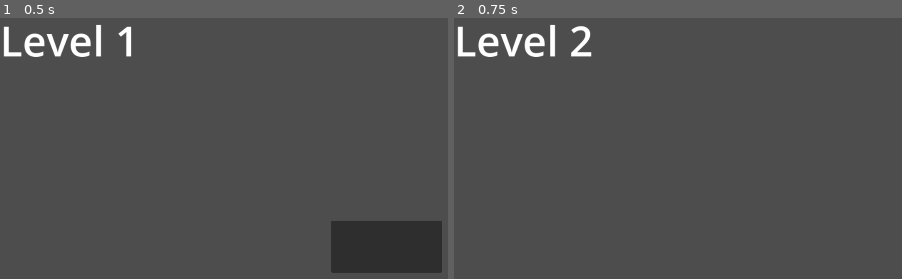
Above: before the commit, frames 1-2 (left to right).
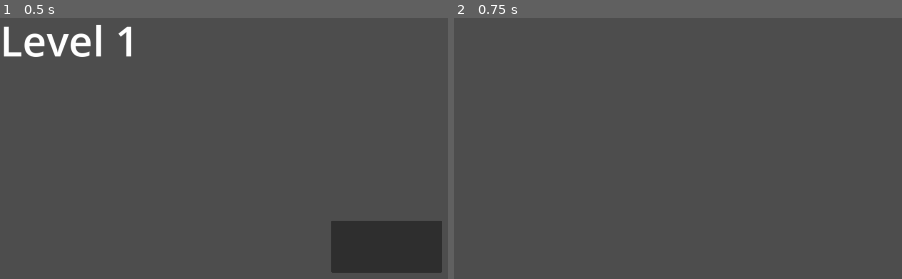
Above: after the commit, the same moments.

Repository: jvankocherhans/Berufsmesse-Game-Lidl
Game: Godot game, scene res://main.tscn
The game is run twice, just before and just after one commit, with the same random seed, the same clock (stepped at 60 frames per second) and the same inputs.
Inputs (mouse positions are in pixels of both pictures, inside the frame that each line leads up to):
- Up to frame 1 (0.5 s): no input
- Up to frame 2 (0.75 s): click (839, 247) at 0.5 s

Frame 1 is identical in both runs. In frame 2, 1.4% of the frame differs, in the area x 0-31%, y 2-15%.

Commit message:
created store template

Diff:
--- a/GAME/Infrastructure/Place/Place.tscn
+++ b/GAME/Infrastructure/Place/Place.tscn
@@ -8,6 +8,7 @@
 [node name="Place" type="Node3D"]
 
 [node name="CSGBox3D" type="CSGBox3D" parent="."]
+use_collision = true
 size = Vector3(100, 0, 150)
 
 [node name="FrontParking" parent="." instance=ExtResource("2_l5wc6")]
@@ -89,7 +90,7 @@
 color = Color(0.764706, 0.705882, 0, 1)
 
 [node name="car18" parent="CarCollection" instance=ExtResource("4_0gknh")]
-transform = Transform3D(-2.62268e-10, 0, 0.006, 0, 0.006, 0, -0.006, 0, -2.62268e-10, 4.1543, 0.009, -2.6698)
+transform = Transform3D(-2.62268e-10, 0, 0.006, 0, 0.006, 0, -0.006, 0, -2.62268e-10, 3.34082, 0.009, -2.6698)
 body_color = Color(0.0705882, 0.615686, 0.298039, 1)
 stripe_color = Color(0, 0, 0, 1)
 
@@ -104,3 +105,98 @@
 [node name="car21" parent="CarCollection" instance=ExtResource("3_6ocxe")]
 transform = Transform3D(-0.019, 0, -1.66103e-09, 0, 0.019, 0, 1.66103e-09, 0, -0.019, -3.13463, 0.6, 3.87649)
 color = Color(0.898039, 0.137255, 0.0588235, 1)
+
+[node name="FrontParking2" parent="." instance=ExtResource("2_l5wc6")]
+transform = Transform3D(-2.8, 0, -2.44784e-07, 0, 2.8, 0, 2.44784e-07, 0, -2.8, 33.443, 0.01, 0)
+
+[node name="CarCollection2" type="Node" parent="."]
+
+[node name="car1" parent="CarCollection2" instance=ExtResource("3_6ocxe")]
+transform = Transform3D(0.019, 0, 0, 0, 0.019, 0, 0, 0, 0.019, 36.0411, 0.6, 0.65)
+color = Color(0.0784314, 0.588235, 0.407843, 1)
+
+[node name="car2" parent="CarCollection2" instance=ExtResource("3_6ocxe")]
+transform = Transform3D(0.019, 0, 0, 0, 0.019, 0, 0, 0, 0.019, 46.2031, 0.6, 1.734)
+color = Color(0.898039, 0.137255, 0.0588235, 1)
+
+[node name="car3" parent="CarCollection2" instance=ExtResource("3_6ocxe")]
+transform = Transform3D(0.019, 0, 0, 0, 0.019, 0, 0, 0, 0.019, 20.8441, 0.6, -8.43777)
+color = Color(1, 0.321569, 0, 1)
+
+[node name="car4" parent="CarCollection2" instance=ExtResource("3_6ocxe")]
+transform = Transform3D(-0.019, 0, -2.86892e-09, 0, 0.019, 0, 2.86892e-09, 0, -0.019, 30.7119, 0.6, -9.55062)
+color = Color(0.0784314, 0.588235, 0.407843, 1)
+
+[node name="car5" parent="CarCollection2" instance=ExtResource("3_6ocxe")]
+transform = Transform3D(-8.30516e-10, 0, 0.019, 0, 0.019, 0, -0.019, 0, -8.30516e-10, 30.0063, 0.6, 14.4097)
+color = Color(0.898039, 0.137255, 0.0588235, 1)
+
+[node name="car6" parent="CarCollection2" instance=ExtResource("3_6ocxe")]
+transform = Transform3D(-8.30516e-10, 0, 0.019, 0, 0.019, 0, -0.019, 0, -8.30516e-10, 36.987, 0.6, 14.4097)
+color = Color(0.898039, 0.137255, 0.0588235, 1)
+
+[node name="car7" parent="CarCollection2" instance=ExtResource("4_0gknh")]
+transform = Transform3D(-2.62268e-10, 0, 0.006, 0, 0.006, 0, -0.006, 0, -2.62268e-10, 45.5471, 0.009, -11.881)
+body_color = Color(1, 1, 1, 1)
+stripe_color = Color(0, 0, 0, 1)
+
+[node name="car8" parent="CarCollection2" instance=ExtResource("4_0gknh")]
+transform = Transform3D(-2.62268e-10, 0, 0.006, 0, 0.006, 0, -0.006, 0, -2.62268e-10, 21.5359, 0.009, 5.03139)
+body_color = Color(0.247059, 0.647059, 0.835294, 1)
+stripe_color = Color(1, 1, 1, 1)
+
+[node name="car9" parent="CarCollection2" instance=ExtResource("4_0gknh")]
+transform = Transform3D(0.006, 0, 0, 0, 0.006, 0, 0, 0, 0.006, 43.8207, 0.009, 13.6026)
+body_color = Color(0.0705882, 0.615686, 0.298039, 1)
+stripe_color = Color(0, 0, 0, 1)
+
+[node name="car10" parent="CarCollection2" instance=ExtResource("4_0gknh")]
+transform = Transform3D(-2.62268e-10, 0, 0.006, 0, 0.006, 0, -0.006, 0, -2.62268e-10, 21.5359, 0.009, 5.03139)
+body_color = Color(0.247059, 0.647059, 0.835294, 1)
+stripe_color = Color(1, 1, 1, 1)
+
+[node name="car11" parent="CarCollection2" instance=ExtResource("4_0gknh")]
+transform = Transform3D(-2.62268e-10, 0, -0.006, 0, 0.006, 0, 0.006, 0, -2.62268e-10, 29.8951, 0.009, -6.35007)
+body_color = Color(0.247059, 0.647059, 0.835294, 1)
+stripe_color = Color(1, 1, 1, 1)
+
+[node name="car12" parent="CarCollection2" instance=ExtResource("5_03uub")]
+transform = Transform3D(-4.80825e-08, 0, 1.1, 0, 1.1, 0, -1.1, 0, -4.80825e-08, 30.1043, 1.3, -2.86728)
+color = Color(0.909804, 0.0666667, 0.0392157, 1)
+
+[node name="car13" parent="CarCollection2" instance=ExtResource("5_03uub")]
+transform = Transform3D(-4.80825e-08, 0, 1.1, 0, 1.1, 0, -1.1, 0, -4.80825e-08, 36.9486, 1.3, -9.61097)
+color = Color(0.764706, 0.705882, 0, 1)
+
+[node name="car14" parent="CarCollection2" instance=ExtResource("5_03uub")]
+transform = Transform3D(1.1, 0, 0, 0, 1.1, 0, 0, 0, 1.1, 23.1005, 1.3, 14.0298)
+color = Color(0.764706, 0.705882, 0, 1)
+
+[node name="car15" parent="CarCollection2" instance=ExtResource("5_03uub")]
+transform = Transform3D(-1.1, 0, -9.61651e-08, 0, 1.1, 0, 9.61651e-08, 0, -1.1, 33.4457, 1.3, 14.0298)
+color = Color(0, 0, 0, 1)
+
+[node name="car16" parent="CarCollection2" instance=ExtResource("3_6ocxe")]
+transform = Transform3D(0.019, 0, 0, 0, 0.019, 0, 0, 0, 0.019, 46.2031, 0.6, -1.65488)
+color = Color(0.211765, 0.501961, 0.796078, 1)
+
+[node name="car17" parent="CarCollection2" instance=ExtResource("5_03uub")]
+transform = Transform3D(-4.80825e-08, 0, 1.1, 0, 1.1, 0, -1.1, 0, -4.80825e-08, 45.7351, 1.3, -5.08823)
+color = Color(0.764706, 0.705882, 0, 1)
+
+[node name="car18" parent="CarCollection2" instance=ExtResource("4_0gknh")]
+transform = Transform3D(-2.62268e-10, 0, 0.006, 0, 0.006, 0, -0.006, 0, -2.62268e-10, 36.7739, 0.009, -2.6698)
+body_color = Color(0.0705882, 0.615686, 0.298039, 1)
+stripe_color = Color(0, 0, 0, 1)
+
+[node name="car19" parent="CarCollection2" instance=ExtResource("3_6ocxe")]
+transform = Transform3D(-0.019, 0, -1.66103e-09, 0, 0.019, 0, 1.66103e-09, 0, -0.019, 20.9717, 0.6, -1.85852)
+color = Color(0.898039, 0.137255, 0.0588235, 1)
+
+[node name="car20" parent="CarCollection2" instance=ExtResource("5_03uub")]
+transform = Transform3D(-4.80825e-08, 0, 1.1, 0, 1.1, 0, -1.1, 0, -4.80825e-08, 21.4029, 1.3, -12.0346)
+color = Color(0.764706, 0.705882, 0, 1)
+
+[node name="car21" parent="CarCollection2" instance=ExtResource("3_6ocxe")]
+transform = Transform3D(-0.019, 0, -1.66103e-09, 0, 0.019, 0, 1.66103e-09, 0, -0.019, 30.2985, 0.6, 3.87649)
+color = Color(0.898039, 0.137255, 0.0588235, 1)
--- /dev/null
+++ b/GAME/Infrastructure/Store/Store.tscn
@@ -0,0 +1,274 @@
+[gd_scene load_steps=20 format=3 uid="uid://dal8ir66it7wk"]
+
+[ext_resource type="PackedScene" uid="uid://ccmxeqhq7dtm2" path="res://Player/Female/Female.glb" id="2_pesan"]
+[ext_resource type="PackedScene" uid="uid://bdq0kvcwupkbc" path="res://_tmp/O&G_Regal.glb" id="3_hk0if"]
+[ext_resource type="PackedScene" uid="uid://dqynpv8qt7244" path="res://Player/Male/Charakter2_lowpoly M animation.glb" id="4_glv4e"]
+[ext_resource type="PackedScene" uid="uid://dlpc0d1sqghg" path="res://Infrastructure/Store/StoreComponnets/GlassDoors.tscn" id="5_ep8as"]
+[ext_resource type="PackedScene" uid="uid://clijkg0a4vvph" path="res://Infrastructure/Store/StoreComponnets/LidlLogoShield.tscn" id="6_cv3mp"]
+
+[sub_resource type="StandardMaterial3D" id="StandardMaterial3D_aalhi"]
+albedo_color = Color(0.898039, 0, 0.901961, 1)
+
+[sub_resource type="BoxMesh" id="BoxMesh_l8kt8"]
+
+[sub_resource type="StandardMaterial3D" id="StandardMaterial3D_gedym"]
+albedo_color = Color(0, 0.407843, 1, 1)
+
+[sub_resource type="StandardMaterial3D" id="StandardMaterial3D_fh78l"]
+albedo_color = Color(1, 0.0705882, 0, 1)
+
+[sub_resource type="PlaneMesh" id="PlaneMesh_eby3x"]
+
+[sub_resource type="StandardMaterial3D" id="StandardMaterial3D_gapcp"]
+albedo_color = Color(0, 0.682353, 1, 1)
+
+[sub_resource type="StandardMaterial3D" id="StandardMaterial3D_o5d6e"]
+albedo_color = Color(0.00784314, 0.772549, 0, 1)
+
+[sub_resource type="StandardMaterial3D" id="StandardMaterial3D_wmc2u"]
+albedo_color = Color(0.94902, 0.811765, 0, 1)
+
+[sub_resource type="StandardMaterial3D" id="StandardMaterial3D_fi561"]
+albedo_color = Color(0.47451, 0.298039, 0.447059, 1)
+
+[sub_resource type="StandardMaterial3D" id="StandardMaterial3D_8i1mg"]
+albedo_color = Color(0.345098, 0.14902, 0.0431373, 1)
+
+[sub_resource type="StandardMaterial3D" id="StandardMaterial3D_7qxrs"]
+albedo_color = Color(0.956863, 0, 0.180392, 1)
+
+[sub_resource type="StandardMaterial3D" id="StandardMaterial3D_m6ajr"]
+albedo_color = Color(0.282353, 0.454902, 0.505882, 1)
+metallic = 0.43
+metallic_specular = 1.0
+
+[sub_resource type="StandardMaterial3D" id="StandardMaterial3D_nfv4d"]
+albedo_color = Color(0.270588, 0.270588, 0.270588, 1)
+
+[sub_resource type="StandardMaterial3D" id="StandardMaterial3D_nifw3"]
+albedo_color = Color(0, 0, 0, 1)
+
+[node name="Store" type="Node3D"]
+
+[node name="Female" parent="." instance=ExtResource("2_pesan")]
+transform = Transform3D(0.258819, 0, 0.965926, 0, 1, 0, -0.965926, 0, 0.258819, 16.7122, 0, 19.4277)
+
+[node name="TEST" type="Node3D" parent="."]
+
+[node name="MeshInstance3D" type="MeshInstance3D" parent="TEST"]
+transform = Transform3D(2, 0, 0, 0, 2.5, 0, 0, 0, 8, 12.2785, 1.20094, 3.92621)
+material_override = SubResource("StandardMaterial3D_aalhi")
+mesh = SubResource("BoxMesh_l8kt8")
+
+[node name="o&g" type="Node3D" parent="TEST"]
+
+[node name="O&G_Regal" parent="TEST/o&g" instance=ExtResource("3_hk0if")]
+transform = Transform3D(-4.37114e-08, 0, 1, 0, 1, 0, -1, 0, -4.37114e-08, 5.16751, 0, 6.8682)
+
+[node name="O&G_Regal2" parent="TEST/o&g" instance=ExtResource("3_hk0if")]
+transform = Transform3D(-4.37114e-08, 0, 1, 0, 1, 0, -1, 0, -4.37114e-08, 5.16751, 0, 4.90534)
+
+[node name="O&G_Regal3" parent="TEST/o&g" instance=ExtResource("3_hk0if")]
+transform = Transform3D(-4.37114e-08, 0, 1, 0, 1, 0, -1, 0, -4.37114e-08, 5.16751, 0, 2.93426)
+
+[node name="O&G_Regal4" parent="TEST/o&g" instance=ExtResource("3_hk0if")]
+transform = Transform3D(-4.37114e-08, 0, 1, 0, 1, 0, -1, 0, -4.37114e-08, 5.16751, 0, 0.955628)
+
+[node name="O&G_Regal5" parent="TEST/o&g" instance=ExtResource("3_hk0if")]
+transform = Transform3D(-4.37114e-08, 0, -1, 0, 1, 0, 1, 0, -4.37114e-08, 2.22238, 0, 6.8682)
+
+[node name="O&G_Regal6" parent="TEST/o&g" instance=ExtResource("3_hk0if")]
+transform = Transform3D(-4.37114e-08, 0, -1, 0, 1, 0, 1, 0, -4.37114e-08, 2.22238, 0, 4.90534)
+
+[node name="O&G_Regal7" parent="TEST/o&g" instance=ExtResource("3_hk0if")]
+transform = Transform3D(-4.37114e-08, 0, -1, 0, 1, 0, 1, 0, -4.37114e-08, 2.22238, 0, 2.93426)
+
+[node name="O&G_Regal8" parent="TEST/o&g" instance=ExtResource("3_hk0if")]
+transform = Transform3D(-4.37114e-08, 0, -1, 0, 1, 0, 1, 0, -4.37114e-08, 2.22238, 0, 0.955628)
+
+[node name="MeshInstance3D2" type="MeshInstance3D" parent="TEST"]
+transform = Transform3D(2, 0, 0, 0, 2.5, 0, 0, 0, 12, 12.2785, 1.20094, -12.4491)
+material_override = SubResource("StandardMaterial3D_gedym")
+mesh = SubResource("BoxMesh_l8kt8")
+
+[node name="BAKEOFF" type="MeshInstance3D" parent="TEST"]
+transform = Transform3D(2, 0, 0, 0, 1, 0, 0, 0, 3, 12.4522, 0.0479398, -3.13547)
+material_override = SubResource("StandardMaterial3D_fh78l")
+mesh = SubResource("PlaneMesh_eby3x")
+
+[node name="BAKEOFF2" type="MeshInstance3D" parent="TEST"]
+transform = Transform3D(2, 0, 0, 0, 1, 0, 0, 0, 3, -11.8815, 0.0479398, -3.13547)
+material_override = SubResource("StandardMaterial3D_fh78l")
+mesh = SubResource("PlaneMesh_eby3x")
+
+[node name="MeshInstance3D3" type="MeshInstance3D" parent="TEST"]
+transform = Transform3D(2, 0, 0, 0, 2.5, 0, 0, 0, 8, -11.3547, 1.20094, 3.92621)
+material_override = SubResource("StandardMaterial3D_gapcp")
+mesh = SubResource("BoxMesh_l8kt8")
+
+[node name="MeshInstance3D4" type="MeshInstance3D" parent="TEST"]
+transform = Transform3D(2, 0, 0, 0, 2.5, 0, 0, 0, 14, -11.3547, 1.20094, -13.9988)
+material_override = SubResource("StandardMaterial3D_o5d6e")
+mesh = SubResource("BoxMesh_l8kt8")
+
+[node name="MeshInstance3D5" type="MeshInstance3D" parent="TEST"]
+transform = Transform3D(-8.74228e-08, 0, 8, 0, 2.5, 0, -2, 0, -3.49691e-07, -8.30121, 1.20094, -20.0508)
+material_override = SubResource("StandardMaterial3D_o5d6e")
+mesh = SubResource("BoxMesh_l8kt8")
+
+[node name="MeshInstance3D6" type="MeshInstance3D" parent="TEST"]
+transform = Transform3D(-8.74228e-08, 0, 15, 0, 2.5, 0, -2, 0, -6.55671e-07, 3.76206, 1.20094, -20.0122)
+material_override = SubResource("StandardMaterial3D_wmc2u")
+mesh = SubResource("BoxMesh_l8kt8")
+
+[node name="MeshInstance3D7" type="MeshInstance3D" parent="TEST"]
+transform = Transform3D(2, 0, 0, 0, 1, 0, 0, 0, 8, -3.38307, 0.471259, 3.92621)
+material_override = SubResource("StandardMaterial3D_fi561")
+mesh = SubResource("BoxMesh_l8kt8")
+
+[node name="MeshInstance3D8" type="MeshInstance3D" parent="TEST"]
+transform = Transform3D(2, 0, 0, 0, 1, 0, 0, 0, 8, -3.38307, 0.471259, -10.7787)
+material_override = SubResource("StandardMaterial3D_8i1mg")
+mesh = SubResource("BoxMesh_l8kt8")
+
+[node name="MeshInstance3D9" type="MeshInstance3D" parent="TEST"]
+transform = Transform3D(2, 0, 0, 0, 1, 0, 0, 0, 8, 3.61706, 0.471259, -10.7787)
+material_override = SubResource("StandardMaterial3D_7qxrs")
+mesh = SubResource("BoxMesh_l8kt8")
+
+[node name="Charakter2_lowpoly M animation" parent="." instance=ExtResource("4_glv4e")]
+transform = Transform3D(-0.393926, 0, 0.919142, 0, 1, 0, -0.919142, 0, -0.393926, 16.5034, -0.00774407, 23.7364)
+
+[node name="CSGCombiner3D" type="CSGCombiner3D" parent="."]
+transform = Transform3D(1, 0, 0, 0, 1, 0, 0, 0, 1, 0, 6.74902, 0)
+material_override = SubResource("StandardMaterial3D_m6ajr")
+transparency = 0.25
+use_collision = true
+
+[node name="Base" type="CSGBox3D" parent="CSGCombiner3D"]
+transform = Transform3D(1, 0, 0, 0, 1, 0, 0, 0, 1, 0, -1.33835, 0)
+use_collision = true
+size = Vector3(30, 10.8942, 50)
+
+[node name="CSGBox3D" type="CSGBox3D" parent="CSGCombiner3D/Base"]
+transform = Transform3D(1, 0, 0, 0, 1, 0, 0, 0, 1, 0, 2.05511, 0)
+operation = 2
+size = Vector3(29, 15, 49)
+
+[node name="DoorCutOut" type="CSGBox3D" parent="CSGCombiner3D/Base"]
+transform = Transform3D(1, 0, 0, 0, 1, 0, 0, 0, 1, 14.7864, -4.0141, 21.2405)
+operation = 2
+size = Vector3(0.85, 2.771, 4.5)
+
+[node name="PillarCollectionFront" type="Node3D" parent="CSGCombiner3D/Base"]
+
+[node name="Pillar1" type="CSGBox3D" parent="CSGCombiner3D/Base/PillarCollectionFront"]
+transform = Transform3D(1, 0, 0, 0, 1, 0, 0, 0, 1, 15.0383, 0, 23.5526)
+material_override = SubResource("StandardMaterial3D_nfv4d")
+size = Vector3(0.1, 11, 0.1)
+
+[node name="Pillar2" type="CSGBox3D" parent="CSGCombiner3D/Base/PillarCollectionFront"]
+transform = Transform3D(1, 0, 0, 0, 1, 0, 0, 0, 1, 15.0383, 0, 18.927)
+material_override = SubResource("StandardMaterial3D_nfv4d")
+size = Vector3(0.1, 11, 0.1)
+
+[node name="Pillar3" type="CSGBox3D" parent="CSGCombiner3D/Base/PillarCollectionFront"]
+transform = Transform3D(1, 0, 0, 0, 1, 0, 0, 0, 1, 15.0383, 0, 14.9797)
+material_override = SubResource("StandardMaterial3D_nfv4d")
+size = Vector3(0.1, 11, 0.1)
+
+[node name="Pillar4" type="CSGBox3D" parent="CSGCombiner3D/Base/PillarCollectionFront"]
+transform = Transform3D(1, 0, 0, 0, 1, 0, 0, 0, 1, 15.0383, 0, 10.3542)
+material_override = SubResource("StandardMaterial3D_nfv4d")
+size = Vector3(0.1, 11, 0.1)
+
+[node name="Pillar5" type="CSGBox3D" parent="CSGCombiner3D/Base/PillarCollectionFront"]
+transform = Transform3D(1, 0, 0, 0, 1, 0, 0, 0, 1, 15.0383, 0, 6.10664)
+material_override = SubResource("StandardMaterial3D_nfv4d")
+size = Vector3(0.1, 11, 0.1)
+
+[node name="Pillar6" type="CSGBox3D" parent="CSGCombiner3D/Base/PillarCollectionFront"]
+transform = Transform3D(1, 0, 0, 0, 1, 0, 0, 0, 1, 15.0383, 0, 1.48112)
+material_override = SubResource("StandardMaterial3D_nfv4d")
+size = Vector3(0.1, 11, 0.1)
+
+[node name="Pillar7" type="CSGBox3D" parent="CSGCombiner3D/Base/PillarCollectionFront"]
+transform = Transform3D(1, 0, 0, 0, 1, 0, 0, 0, 1, 15.0383, 0, -2.88976)
+material_override = SubResource("StandardMaterial3D_nfv4d")
+size = Vector3(0.1, 11, 0.1)
+
+[node name="Pillar8" type="CSGBox3D" parent="CSGCombiner3D/Base/PillarCollectionFront"]
+transform = Transform3D(1, 0, 0, 0, 1, 0, 0, 0, 1, 15.0383, 0, -7.51529)
+material_override = SubResource("StandardMaterial3D_nfv4d")
+size = Vector3(0.1, 11, 0.1)
+
+[node name="Pillar9" type="CSGBox3D" parent="CSGCombiner3D/Base/PillarCollectionFront"]
+transform = Transform3D(1, 0, 0, 0, 1, 0, 0, 0, 1, 15.0383, 0, -11.4626)
+material_override = SubResource("StandardMaterial3D_nfv4d")
+size = Vector3(0.1, 11, 0.1)
+
+[node name="Pillar10" type="CSGBox3D" parent="CSGCombiner3D/Base/PillarCollectionFront"]
+transform = Transform3D(1, 0, 0, 0, 1, 0, 0, 0, 1, 15.0383, 0, -16.0881)
+material_override = SubResource("StandardMaterial3D_nfv4d")
+size = Vector3(0.1, 11, 0.1)
+
+[node name="Pillar11" type="CSGBox3D" parent="CSGCombiner3D/Base/PillarCollectionFront"]
+transform = Transform3D(1, 0, 0, 0, 1, 0, 0, 0, 1, 15.0383, 0, -20.3357)
+material_override = SubResource("StandardMaterial3D_nfv4d")
+size = Vector3(0.1, 11, 0.1)
+
+[node name="Pillar12" type="CSGBox3D" parent="CSGCombiner3D/Base/PillarCollectionFront"]
+transform = Transform3D(1, 0, 0, 0, 1, 0, 0, 0, 1, 15.0383, 0, -24.9612)
+material_override = SubResource("StandardMaterial3D_nfv4d")
+size = Vector3(0.1, 11, 0.1)
+
+[node name="PillarCollectionLeft" type="Node3D" parent="CSGCombiner3D/Base"]
+transform = Transform3D(-4.37114e-08, 0, 1, 0, 1, 0, -1, 0, -4.37114e-08, -10.3204, 0, 40.0594)
+
+[node name="Pillar1" type="CSGBox3D" parent="CSGCombiner3D/Base/PillarCollectionLeft"]
+transform = Transform3D(1, 0, 0, 0, 1, 0, 0, 0, 1, 15.0383, 0, 23.5526)
+material_override = SubResource("StandardMaterial3D_nfv4d")
+size = Vector3(0.1, 11, 0.1)
+
+[node name="Pillar2" type="CSGBox3D" parent="CSGCombiner3D/Base/PillarCollectionLeft"]
+transform = Transform3D(1, 0, 0, 0, 1, 0, 0, 0, 1, 15.0383, 0, 18.927)
+material_override = SubResource("StandardMaterial3D_nfv4d")
+size = Vector3(0.1, 11, 0.1)
+
+[node name="Pillar3" type="CSGBox3D" parent="CSGCombiner3D/Base/PillarCollectionLeft"]
+transform = Transform3D(1, 0, 0, 0, 1, 0, 0, 0, 1, 15.0383, 0, 14.9797)
+material_override = SubResource("StandardMaterial3D_nfv4d")
+size = Vector3(0.1, 11, 0.1)
+
+[node name="Pillar4" type="CSGBox3D" parent="CSGCombiner3D/Base/PillarCollectionLeft"]
+transform = Transform3D(1, 0, 0, 0, 1, 0, 0, 0, 1, 15.0383, 0, 10.3542)
+material_override = SubResource("StandardMaterial3D_nfv4d")
+size = Vector3(0.1, 11, 0.1)
+
+[node name="Pillar5" type="CSGBox3D" parent="CSGCombiner3D/Base/PillarCollectionLeft"]
+transform = Transform3D(1, 0, 0, 0, 1, 0, 0, 0, 1, 15.0383, 0, 6.10664)
+material_override = SubResource("StandardMaterial3D_nfv4d")
+size = Vector3(0.1, 11, 0.1)
+
+[node name="Pillar6" type="CSGBox3D" parent="CSGCombiner3D/Base/PillarCollectionLeft"]
+transform = Transform3D(1, 0, 0, 0, 1, 0, 0, 0, 1, 15.0383, 0, 1.48112)
+material_override = SubResource("StandardMaterial3D_nfv4d")
+size = Vector3(0.1, 11, 0.1)
+
+[node name="Pillar7" type="CSGBox3D" parent="CSGCombiner3D/Base/PillarCollectionLeft"]
+transform = Transform3D(1, 0, 0, 0, 1, 0, 0, 0, 1, 15.0383, 0, -2.88976)
+material_override = SubResource("StandardMaterial3D_nfv4d")
+size = Vector3(0.1, 11, 0.1)
+
+[node name="Node3D" type="Node3D" parent="CSGCombiner3D"]
+
+[node name="Roof" type="CSGBox3D" parent="CSGCombiner3D/Node3D"]
+transform = Transform3D(1, 0, 0, 0, 1, 0, 0, 0, 1, 0, 3.35744, 0)
+material_override = SubResource("StandardMaterial3D_nifw3")
+size = Vector3(31.7822, 1.63256, 51.0097)
+
+[node name="GlassDoors" parent="." instance=ExtResource("5_ep8as")]
+transform = Transform3D(1, 0, 0, 0, 1, 0, 0, 0, 1, 14.5949, 1.35599, 21.251)
+
+[node name="LidlLogoShield" parent="." instance=ExtResource("6_cv3mp")]
+transform = Transform3D(-4.37114e-08, 1, -4.37114e-08, 0, -4.37114e-08, -1, -1, -4.37114e-08, 1.91069e-15, 15.2342, 6.41389, 21.2649)
--- /dev/null
+++ b/GAME/Infrastructure/Store/StoreComponnets/GlassDoors.tscn
@@ -0,0 +1,31 @@
+[gd_scene load_steps=3 format=3 uid="uid://dlpc0d1sqghg"]
+
+[sub_resource type="StandardMaterial3D" id="StandardMaterial3D_0afj7"]
+albedo_color = Color(0.866667, 0.945098, 1, 1)
+
+[sub_resource type="StandardMaterial3D" id="StandardMaterial3D_vkon5"]
+albedo_color = Color(0, 0, 0, 1)
+
+[node name="GlassDoors" type="Node3D"]
+
+[node name="GlassDoorRight" type="CSGBox3D" parent="."]
+transform = Transform3D(1, 0, 0, 0, 1, 0, 0, 0, 1, 0, 0, -1.125)
+transparency = 0.43
+size = Vector3(0.1, 2.944, 2.25)
+material = SubResource("StandardMaterial3D_0afj7")
+
+[node name="GlassDoorLeft" type="CSGBox3D" parent="."]
+transform = Transform3D(1, 0, 0, 0, 1, 0, 0, 0, 1, 0, 0, 1.11198)
+transparency = 0.43
+size = Vector3(0.1, 2.944, 2.25)
+material = SubResource("StandardMaterial3D_0afj7")
+
+[node name="DoorKnobRight" type="CSGBox3D" parent="."]
+transform = Transform3D(1, 0, 0, 0, 1, 0, 0, 0, 1, 0.069, -0.303477, -0.125)
+material_override = SubResource("StandardMaterial3D_vkon5")
+size = Vector3(0.1, 0.1, 0.1)
+
+[node name="DoorKnobLeft" type="CSGBox3D" parent="."]
+transform = Transform3D(1, 0, 0, 0, 1, 0, 0, 0, 1, 0.069, -0.303, 0.125)
+material_override = SubResource("StandardMaterial3D_vkon5")
+size = Vector3(0.1, 0.1, 0.1)
--- /dev/null
+++ b/GAME/Infrastructure/Store/StoreComponnets/LidlLogoShield.tscn
@@ -0,0 +1,21 @@
+[gd_scene load_steps=5 format=3 uid="uid://clijkg0a4vvph"]
+
+[ext_resource type="Texture2D" uid="uid://pent45jaawxf" path="res://_ressources/Textures/LidlLogo/LidlLogo.png" id="1_v46uq"]
+
+[sub_resource type="StandardMaterial3D" id="StandardMaterial3D_ii3th"]
+albedo_texture = ExtResource("1_v46uq")
+
+[sub_resource type="PlaneMesh" id="PlaneMesh_v525h"]
+
+[sub_resource type="BoxMesh" id="BoxMesh_jpr1e"]
+
+[node name="LidlLogoShield" type="Node3D"]
+
+[node name="LidlLogo" type="CSGMesh3D" parent="."]
+transform = Transform3D(1.5, 0, 0, 0, 1.5, 0, 0, 0, 1.5, 0, 0, 0)
+material_override = SubResource("StandardMaterial3D_ii3th")
+mesh = SubResource("PlaneMesh_v525h")
+
+[node name="CSGMesh3D" type="CSGMesh3D" parent="."]
+transform = Transform3D(3.5, 0, 0, 0, 0.5, 0, 0, 0, 3.5, 0, -0.268669, 0)
+mesh = SubResource("BoxMesh_jpr1e")
--- a/GAME/MajorScenes/2-CharacterSelectionAndCustomization/l2.tscn
+++ b/GAME/MajorScenes/2-CharacterSelectionAndCustomization/l2.tscn
@@ -1,12 +1,3 @@
-[gd_scene load_steps=2 format=3 uid="uid://c8tdndss52582"]
+[gd_scene format=3 uid="uid://c8tdndss52582"]
 
-[sub_resource type="LabelSettings" id="LabelSettings_peype"]
-font_size = 100
-
-[node name="l2" type="Node2D"]
-
-[node name="Label" type="Label" parent="."]
-offset_right = 40.0
-offset_bottom = 23.0
-text = "Level 2"
-label_settings = SubResource("LabelSettings_peype")
+[node name="l4" type="Node2D"]
--- a/GAME/Player/Player.gd
+++ b/GAME/Player/Player.gd
@@ -2,7 +2,7 @@
 
 class_name Player
 
-@export var speed = 2.0
+@export var speed = 10.0
 @export var gravity = 70
 
 @onready var pivot = $Armature
@@ -35,8 +35,8 @@
 
 func get_input_vector():
 	var input_vector = Vector3.ZERO
-	input_vector.x = Input.get_action_strength("back") -  Input.get_action_strength("forward")
-	input_vector.z = Input.get_action_strength("left") -  Input.get_action_strength("right")
+	input_vector.x = Input.get_action_strength("right") -  Input.get_action_strength("left")
+	input_vector.z = Input.get_action_strength("back") -  Input.get_action_strength("forward")
 	return input_vector.normalized()
 
 func apply_movement(input_vector):
--- /dev/null
+++ b/GAME/_tmp/ShowOff.tscn
@@ -0,0 +1,34 @@
+[gd_scene load_steps=6 format=3 uid="uid://dga74mskd0pdu"]
+
+[ext_resource type="PackedScene" uid="uid://bm82xv1vf5k5o" path="res://Infrastructure/Place/Place.tscn" id="1_7s45s"]
+[ext_resource type="PackedScene" uid="uid://dal8ir66it7wk" path="res://Infrastructure/Store/Store.tscn" id="2_x6uf4"]
+
+[sub_resource type="ProceduralSkyMaterial" id="ProceduralSkyMaterial_qmnx8"]
+sky_horizon_color = Color(0.64625, 0.65575, 0.67075, 1)
+ground_horizon_color = Color(0.64625, 0.65575, 0.67075, 1)
+
+[sub_resource type="Sky" id="Sky_o1aai"]
+sky_material = SubResource("ProceduralSkyMaterial_qmnx8")
+
+[sub_resource type="Environment" id="Environment_1xtxg"]
+background_mode = 2
+sky = SubResource("Sky_o1aai")
+tonemap_mode = 2
+glow_enabled = true
+
+[node name="ShowOff" type="Node3D"]
+
+[node name="DirectionalLight3D" type="DirectionalLight3D" parent="."]
+transform = Transform3D(-0.437438, 0.810496, -0.389543, -0.605104, 0.0551436, 0.794235, 0.665205, 0.583143, 0.466312, -31.0031, 13.408, -4.33923)
+shadow_enabled = true
+
+[node name="WorldEnvironment" type="WorldEnvironment" parent="."]
+environment = SubResource("Environment_1xtxg")
+
+[node name="Place" parent="." instance=ExtResource("1_7s45s")]
+
+[node name="Store" parent="." instance=ExtResource("2_x6uf4")]
+transform = Transform3D(-4.37114e-08, 0, -1, 0, 1, 0, 1, 0, -4.37114e-08, 19.3852, 0, -31.6591)
+
+[node name="Camera3D" type="Camera3D" parent="."]
+transform = Transform3D(-0.961271, 0, 0.275604, 0, 1, 0, -0.275604, 0, -0.961271, 13.4498, 5, -30.784)
--- a/GAME/project.godot
+++ b/GAME/project.godot
@@ -69,5 +69,5 @@
 
 [layer_names]
 
-3d_render/layer_1="Infrastructure"
-3d_render/layer_2="Player"
+3d_render/layer_1="Floor"
+3d_render/layer_10="Player"
Not shown, changed: GAME/Player/Player_NEW.tscn
Not shown, changed: GAME/_ressources/Models/Cars/Car2/Car2.tscn
Not shown, changed: GAME/_ressources/Models/Parking/front_parking.tscn
Binary file added: GAME/_ressources/Textures/LidlLogo/LidlLogo.png
Not shown, added: GAME/_ressources/Textures/LidlLogo/LidlLogo.png.import
Binary file added: GAME/_tmp/O&G_Regal.glb
Not shown, added: GAME/_tmp/O&G_Regal.glb.import
Binary file added: GAME/_tmp/O&G_Regal_pear_texture.png
Not shown, added: GAME/_tmp/O&G_Regal_pear_texture.png.import
Not shown, added: GAME/export_presets.cfg
Not shown, added: GAME/EXPORT/beta0.1.zip
Not shown, added: GAME/EXPORT/beta0.1/MyLidlAdventure.exe
(and 1 more such lines)
